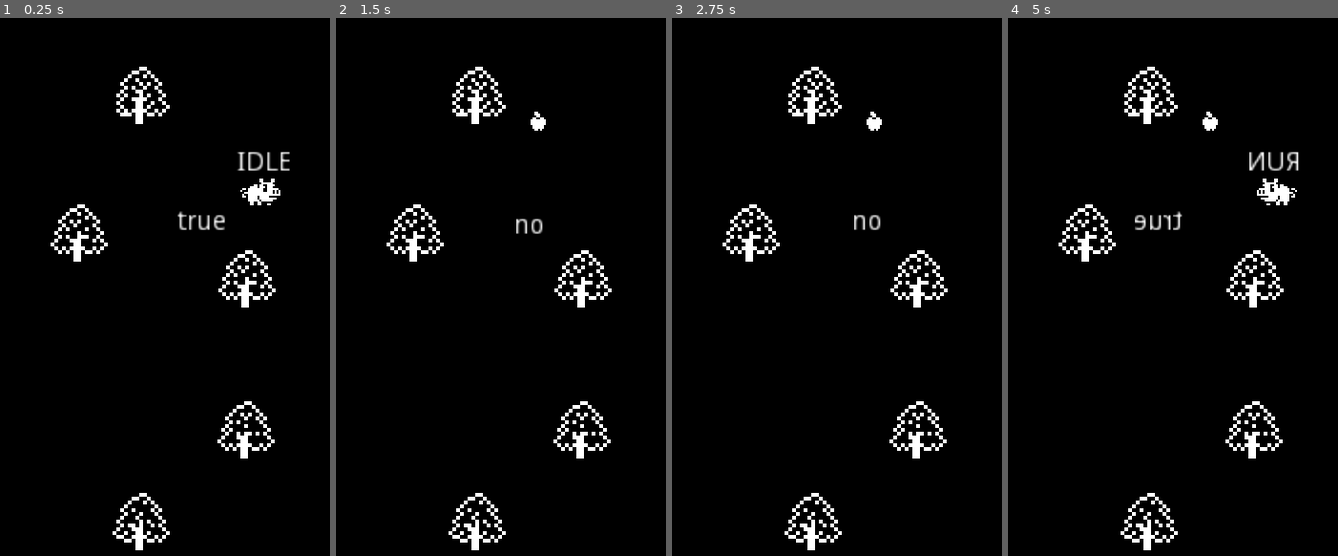
Above: before the commit, frames 1-4 (left to right).
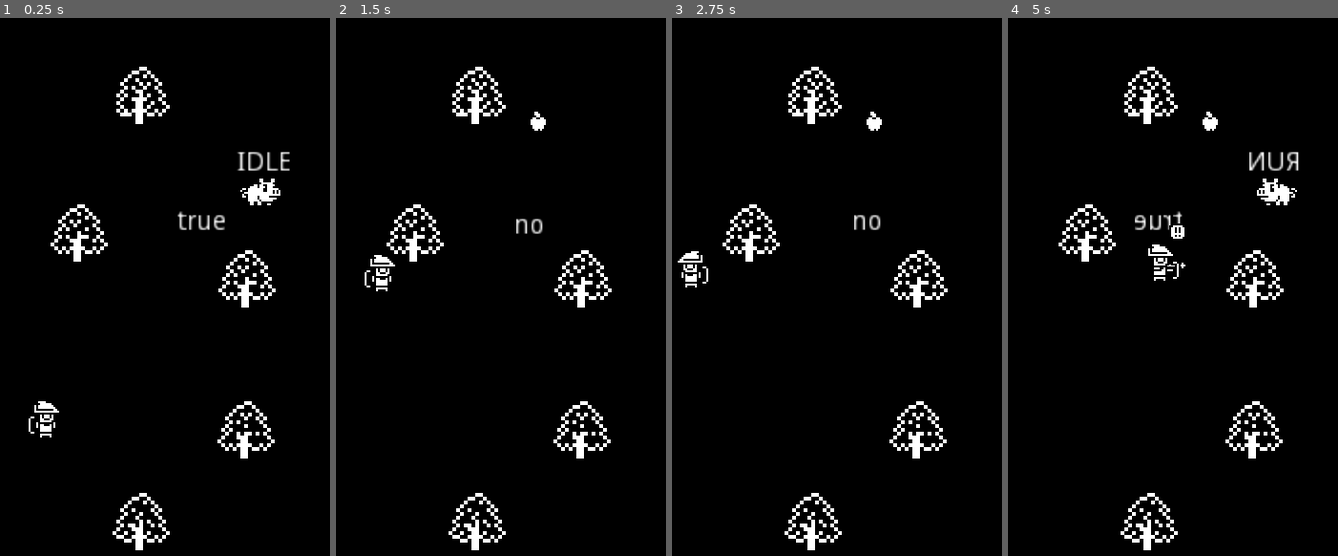
Above: after the commit, the same moments.

Repository: fguillen/PiggyTheApplesAndTheGuard
Game: Godot game, scene res://Word.tscn
Same seed, same stepped clock (60 frames per second), same inputs: the game is played once before the commit and once after it.
Inputs:
- Up to frame 1 (0.25 s): no input
- Up to frame 2 (1.5 s): hold Right (ui_right) 0.53-1.28 s; hold Down (ui_down) from 1.28 s (still down)
- Up to frame 3 (2.75 s): release Down (ui_down) at 2.03 s; hold Right (ui_right) from 2.03 s (still down)
- Up to frame 4 (5 s): tap Enter at 2.75 s; release Right (ui_right) at 2.78 s; hold Up (ui_up) 2.78-3.53 s; hold Left (ui_left) from 3.53 s (still down)

The runs differ from the first frame. In frame 1, 0.2% of the frame differs, in the area x 8-18%, y 71-78%; in frame 2, 0.2%; in frame 3, 0.2%; in frame 4, 0.3%, in the area x 42-54%, y 38-49%.

Commit message:
Better Guard next random position

Diff:
--- a/Guard.gd
+++ b/Guard.gd
@@ -1,7 +1,7 @@
 extends Area2D
 class_name Guard
 
-onready var timer: = $Timer
+onready var timerNextPosition: = $TimerNextPosition
 onready var timerAim: = $TimerAim
 onready var timerAttack: = $TimerAttack
 onready var timerSurprise: = $TimerSurprise
@@ -12,6 +12,7 @@
 onready var visionCollision: = $VisionSensor/CollisionPolygon2D
 onready var spriteSurprise: = $SpriteSurprise
 onready var arrowHolder: = $ArrowHolder
+onready var spriteNextPosition: = $SpriteNextPosition
 
 export(Vector2) var speedRange = Vector2(10, 80)
 export(Vector2) var changeDirectionTime = Vector2(1, 3)
@@ -22,17 +23,11 @@
 
 var direction = Vector2.ZERO
 var velocity = Vector2.ZERO
-var rng = RandomNumberGenerator.new()
+var rnd = RandomNumberGenerator.new()
 var current_arrow
 var is_visible = false
-
-var DIRECTIONS = [
-	Vector2(0, 0),
-	Vector2(0, -1),
-	Vector2(1, 0),
-	Vector2(0, 1),
-	Vector2(-1, 0)
-]
+var screen_size = Vector2.ZERO
+var next_position = Vector2.ZERO
 
 enum State {
 	IDLE,
@@ -46,14 +41,16 @@
 func _ready():
 	unsurpise()
 	set_visible(false)
-	rng.randomize()
-	random_direction()
+	rnd.randomize()
+	random_next_position()
+	screen_size = get_viewport().get_visible_rect().size
 
 func _process(delta):
 	# label.text = State.keys()[state]
-	label.text = "%.1f" % timer.time_left
+	label.text = "%.1f" % timerNextPosition.time_left
 	labelState.text = State.keys()[state]
 	labelVisible.text = "true" if visionCollision.disabled else "false"
+	spriteNextPosition.global_position = next_position
 
 	match state:
 		State.IDLE: process_state_idle(direction, delta)
@@ -61,36 +58,37 @@
 		State.AIM: process_state_aim(direction, delta)
 		State.ATTACK: process_state_attack(direction, delta)
 
-func random_direction():
-	print("random_direction")
-	set_direction(DIRECTIONS[randi() % DIRECTIONS.size()])
-
-func invert_direction():
-	print("invert direction")
-	set_direction(direction * -1)
-
-func set_direction(_direction):
-	direction = _direction
-	set_velocity()
-	look_towards_direction(direction)
-
-	# print("direction: ", direction)
-	# print("velocity: ", velocity)
-	# print("scale.x: ", scale.x)
-
-	timer.start(rng.randf_range(changeDirectionTime.x, changeDirectionTime.y))
-
-func set_velocity():
-	velocity = direction * rng.randf_range(speedRange.x, speedRange.y)
+func random_next_position():
+	next_position = Vector2(
+			rnd.randi_range(-40, screen_size.x + 40),
+			rnd.randi_range(-40, screen_size.y + 40)
+		)
+	print("random_next_position: ", next_position)
+
+	if((next_position - global_position).length() > 100):
+		next_position = global_position + ((next_position - global_position).normalized() * 100)
+		print("random_next_position_reduced: ", next_position)
+
+	set_direction()
+
+func set_direction():
+	var global_direction = next_position - global_position
+	if abs(global_direction.x) > abs(global_direction.y):
+		direction = Vector2(global_direction.x, 0).normalized()
+	else:
+		direction = Vector2(0, global_direction.y).normalized()
+
+	print("set_direction: ", direction)
+	set_random_velocity()
+	look_towards_direction()
+
+func set_random_velocity():
+	velocity = direction * rnd.randf_range(speedRange.x, speedRange.y)
 	animationPlayer.playback_speed = velocity.length() / speedRange.y
 
 
 
-func world_limit_reached():
-	print("world_limit_reached")
-	invert_direction()
-
-func look_towards_direction(direction):
+func look_towards_direction():
 	if direction.x > 0:
 		scale.x = 1
 	elif direction.x < 0:
@@ -110,38 +108,52 @@
 func process_state_run(direction, delta):
 	animationPlayer.play("Run")
 
-	look_towards_direction(direction)
 	move(direction, delta)
+
+	if((position - next_position).length() < 10):
+		position_arrived()
+	# elif( > 0)
+	# 	print()
+	elif(direction.dot((next_position - global_position)) < 5):
+		set_direction()
+
+	# print("angle_to: ", direction.dot((next_position - global_position)))
 
 	# Change state
 	if direction.length() == 0:
 		set_state(State.IDLE)
 
-func process_state_aim(direction, delta):
+func process_state_aim(_direction, _delta):
 	animationPlayer.play("Aim")
 
-func process_state_attack(direction, delta):
+
+func process_state_attack(_direction, _delta):
 	animationPlayer.play("Attack")
+
 
 func move(_direction, delta):
 	position += velocity * delta
 
+
 func set_state(value):
+	print("set_state: ", State.keys()[state])
 	state = value
-
 
 
 func attack():
 	set_state(State.ATTACK)
 	timerSurprise.start(1)
 	current_arrow.shoot()
-	timerAttack.start(rng.randf_range(attackTime.x, attackTime.y))
+	timerAttack.start(rnd.randf_range(attackTime.x, attackTime.y))
+
 
 func surpise():
 	spriteSurprise.visible = true
 
+
 func unsurpise():
 	spriteSurprise.visible = false
+
 
 func aim(target_position):
 	set_state(State.AIM)
@@ -151,44 +163,55 @@
 	get_tree().get_root().add_child(current_arrow)
 	print("Aim")
 	current_arrow.aim(arrowHolder.global_position, target_position)
-	timerAim.start(rng.randf_range(aimTime.x, aimTime.y))
+	timerAim.start(rnd.randf_range(aimTime.x, aimTime.y))
+
 
 func set_visible(value):
 	print("set_visible: ", value)
 	is_visible = value
 	# visionCollision.disabled = false if value else true
 
+
+func position_arrived():
+	print("position_arrived()")
+	direction = Vector2.ZERO
+	set_state(State.IDLE)
+	timerNextPosition.start(rnd.randf_range(changeDirectionTime.x, changeDirectionTime.y))
+
 # Timers
 
 func _on_TimerAim_timeout():
 	attack()
 
+
 func _on_TimerAttack_timeout():
 	visionCollision.disabled = false
-	random_direction()
-	set_state(State.IDLE)
+	position_arrived()
 
 
 func _on_Timer_timeout():
 	if state == State.RUN or state == State.IDLE:
-		random_direction()
+		random_next_position()
 
 
 func _on_TimerSurprise_timeout():
 	unsurpise()
 
+
+func _on_TimerNextPosition_timeout():
+	random_next_position()
+	set_state(State.RUN)
+
+
+# Collisions
 
 func _on_VisionSensor_area_entered(area:Area2D):
 	if area is PigBody and not area.pig.hidden:
 		aim(area.global_position)
 
 
-# Collisions
-
 func _on_Guard_area_entered(area:Area2D):
-	if area is WorldLimit:
-		world_limit_reached()
-	elif area is AreaScreen:
+	if area is AreaScreen:
 		set_visible(true)
 
 
--- a/Guard.tscn
+++ b/Guard.tscn
@@ -77,7 +77,7 @@
 collision_layer = 256
 script = ExtResource( 1 )
 
-[node name="Timer" type="Timer" parent="."]
+[node name="TimerNextPosition" type="Timer" parent="."]
 one_shot = true
 
 [node name="VisionSensor" type="Area2D" parent="."]
@@ -102,6 +102,7 @@
 anims/Run = SubResource( 4 )
 
 [node name="Label" type="Label" parent="."]
+visible = false
 margin_left = -17.0
 margin_top = -26.0
 margin_right = 23.0
@@ -109,6 +110,7 @@
 text = "hello"
 
 [node name="LabelState" type="Label" parent="."]
+visible = false
 margin_left = -17.0
 margin_top = -42.0
 margin_right = 23.0
@@ -116,6 +118,7 @@
 text = "hello"
 
 [node name="LabelVisible" type="Label" parent="."]
+visible = false
 margin_left = -17.0
 margin_top = -56.0
 margin_right = 23.0
@@ -143,9 +146,15 @@
 position = Vector2( -1, 4 )
 shape = SubResource( 1 )
 
+[node name="SpriteNextPosition" type="Sprite" parent="."]
+visible = false
+texture = ExtResource( 3 )
+hframes = 6
+frame = 1
+
 [connection signal="area_entered" from="." to="." method="_on_Guard_area_entered"]
 [connection signal="area_exited" from="." to="." method="_on_Guard_area_exited"]
-[connection signal="timeout" from="Timer" to="." method="_on_Timer_timeout"]
+[connection signal="timeout" from="TimerNextPosition" to="." method="_on_TimerNextPosition_timeout"]
 [connection signal="area_entered" from="VisionSensor" to="." method="_on_VisionSensor_area_entered"]
 [connection signal="timeout" from="TimerAim" to="." method="_on_TimerAim_timeout"]
 [connection signal="timeout" from="TimerAttack" to="." method="_on_TimerAttack_timeout"]
--- a/Pig.gd
+++ b/Pig.gd
@@ -119,11 +119,6 @@
 	elif direction.x < 0:
 		scale.x = -size
 
-
-func _on_Pig_area_entered(area:Area2D):
-	if area is Apple:
-		apple_eat_ini(area)
-
 func _on_TimerEating_timeout():
 	apple_eat_end()
 
@@ -143,3 +138,8 @@
 	arrow.global_transform = old_transform
 	arrow.z_index = 30
 	arrow.stick()
+
+
+func _on_PigMouth_area_entered(area:Area2D):
+	if area is Apple:
+		apple_eat_ini(area)
--- a/Pig.tscn
+++ b/Pig.tscn
@@ -109,8 +109,7 @@
 position = Vector2( -0.499999, 3 )
 scale = Vector2( 1.15, 0.8 )
 
-[connection signal="area_entered" from="." to="." method="_on_Pig_area_entered"]
-[connection signal="area_exited" from="." to="." method="_on_Pig_area_exited"]
+[connection signal="area_entered" from="." to="." method="_on_PigMouth_area_entered"]
 [connection signal="timeout" from="TimerEating" to="." method="_on_TimerEating_timeout"]
 [connection signal="area_entered" from="PigBody" to="." method="_on_BodyArea_area_entered"]
 [connection signal="area_exited" from="PigBody" to="." method="_on_BodyArea_area_exited"]
--- a/Word.tscn
+++ b/Word.tscn
@@ -40,7 +40,7 @@
 position = Vector2( 80, 56 )
 
 [node name="Guard" parent="." instance=ExtResource( 4 )]
-position = Vector2( -16, 224 )
+position = Vector2( 32, 224 )
 collision_layer = 32
 collision_mask = 16
 
